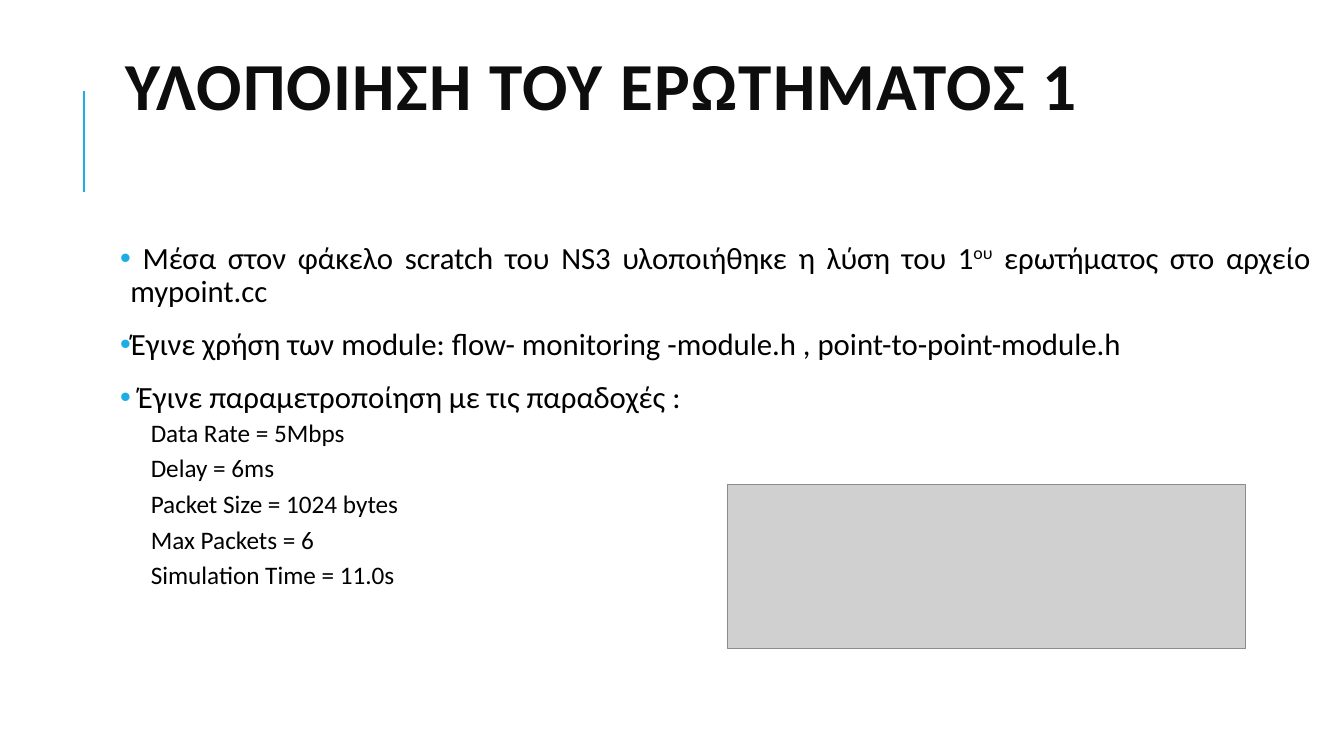
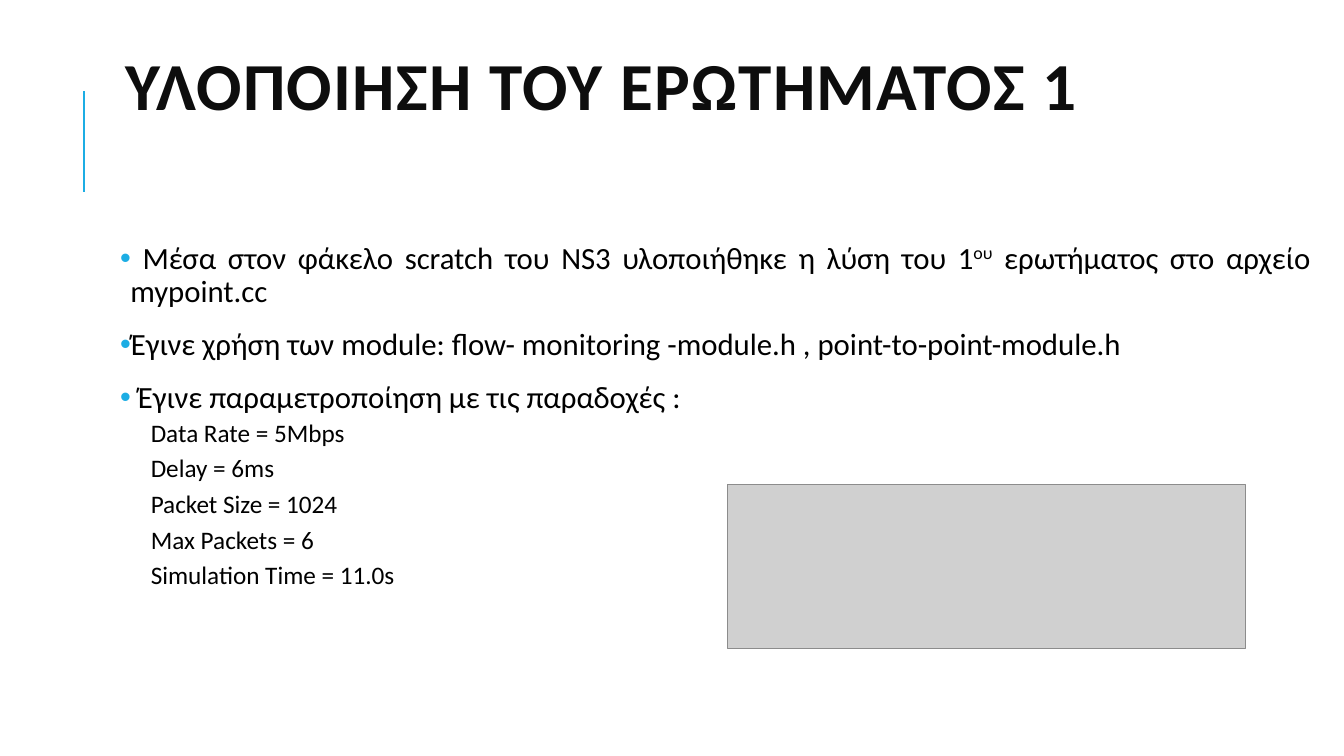
Before and after one commit to grgmyl/Ns3Project, a slide deck: slide 6 of Presentations/Ns-3_presentation_F.pptx. Drawn at 1344x756 pixels with LibreOffice and Linux fonts; fonts in the diff are those of the drawing; grey boxes stand for pictures. Boxes give left, top, right and bottom in pixels: in the first picture for what was removed or moved away, otherwise in the second. Text is boxed around its words. In the diff, an @@ line names an element or a change of style, - is before the commit and + after.

```diff
--- a/Presentations/Ns-3_presentation_F.pptx
+++ b/Presentations/Ns-3_presentation_F.pptx
@@ text at (151, 495, 337, 514): text changed @@
-  Packet Size = 1024 bytes
+  Packet Size = 1024
```
Also in this commit, not shown: 4 other slides changed, 1 slide added, 2 slides removed.
